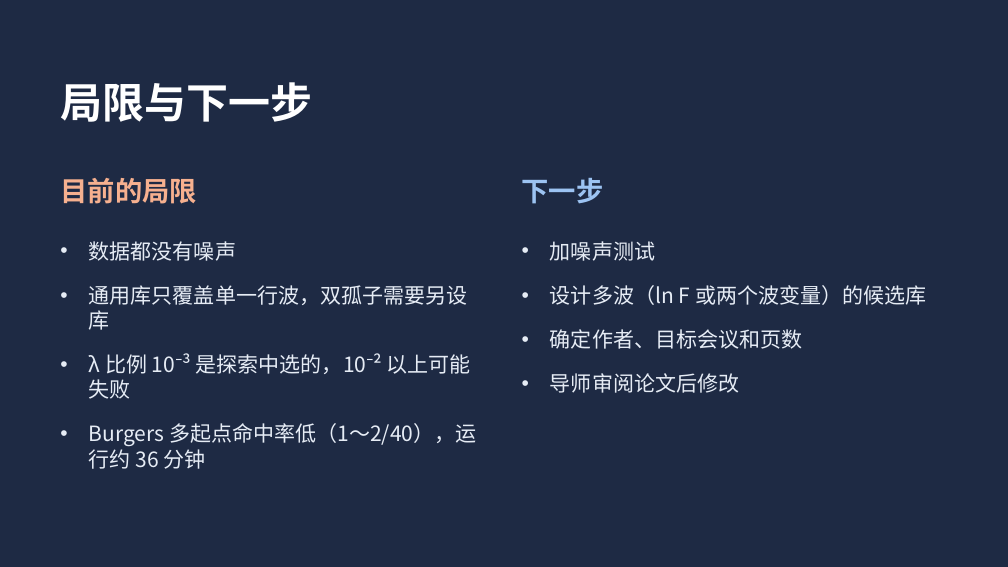
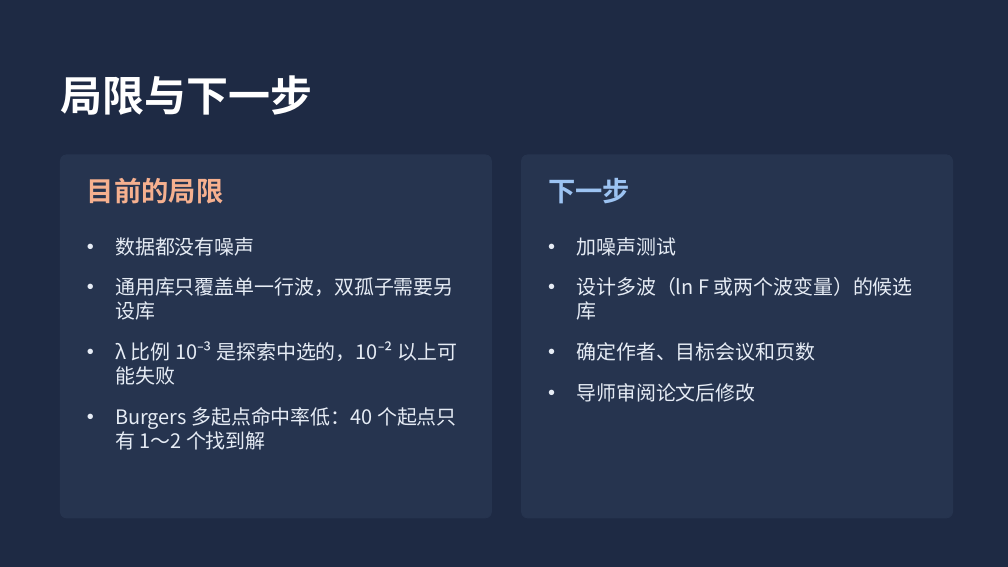
Before and after one commit to changsongjin/pde-l1-analytic, a slide deck: slide 16 of slides/PDE_L1_进展汇报.pptx (slide 13 before the commit). Drawn at 1008x567 pixels with LibreOffice and Linux fonts; fonts in the diff are those of the drawing. Boxes give left, top, right and bottom in pixels: in the first picture for what was removed or moved away, otherwise in the second. Text is boxed around its words. In the diff, an @@ line names an element or a change of style, - is before the commit and + after.

```diff
--- a/slides/PDE_L1_进展汇报.pptx
+++ b/slides/PDE_L1_进展汇报.pptx
@@ text "局限与下一步": place and size @@
-text "局限与下一步" at <box>60,82,312,122</box>
+text "局限与下一步" at <box>60,75,312,115</box>
@@ rounded rectangle added at <box>60,155,492,518</box>, fill #26344F, outline #26344F 1 pt @@
@@ text "目前的局限": place and size @@
-text "目前的局限" at <box>60,178,197,204</box>
+text "目前的局限" at <box>87,178,224,204</box>
@@ rounded rectangle added at <box>522,155,953,518</box>, fill #26344F, outline #26344F 1 pt @@
@@ text "下一步": place and size @@
-text "下一步" at <box>522,178,604,204</box>
+text "下一步" at <box>548,178,630,204</box>
@@ text "数据都没有噪声": place and size @@
-text "数据都没有噪声" at <box>89,241,476,469</box>
+text "数据都没有噪声" at <box>115,237,457,450</box>
@@ text at <box>115,237,457,385</box>: size 20 to 19 pt in "数据都没有噪声", "通用库只覆盖单一行波，双孤子需要另设库", "λ 比例 10⁻³ 是探索中选的，10⁻² 以上可能失败"; less space between paragraphs @@
@@ text "加噪声测试": place and size @@
-text "加噪声测试" at <box>550,241,926,393</box>
+text "加噪声测试" at <box>576,237,913,402</box>
@@ text "加噪声测试" at <box>576,237,913,402</box>: size 20 to 19 pt; less space between paragraphs @@
@@ text at <box>115,407,457,450</box>: text changed; size 20 to 19 pt @@
-• Burgers 多起点命中率低（1～2/40），运行约 36 分钟
+• Burgers 多起点命中率低：40 个起点只有 1～2 个找到解
```
Also in this commit, not shown: 12 other slides changed, 3 slides added, 9 other files.
